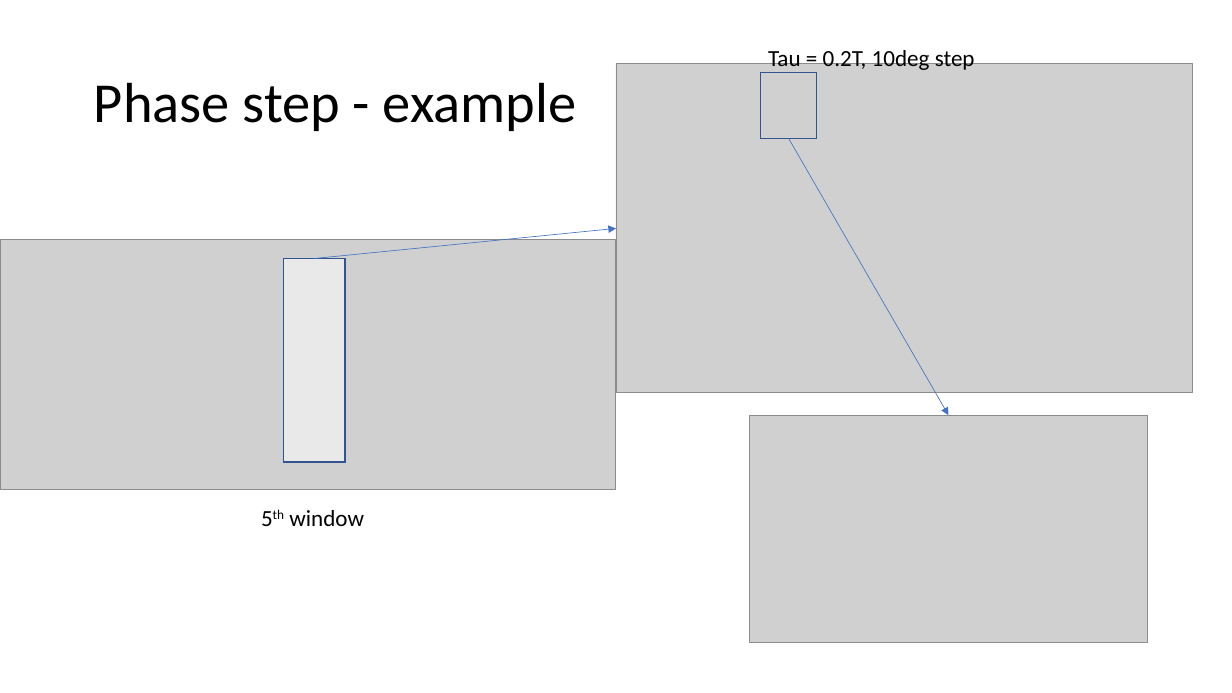
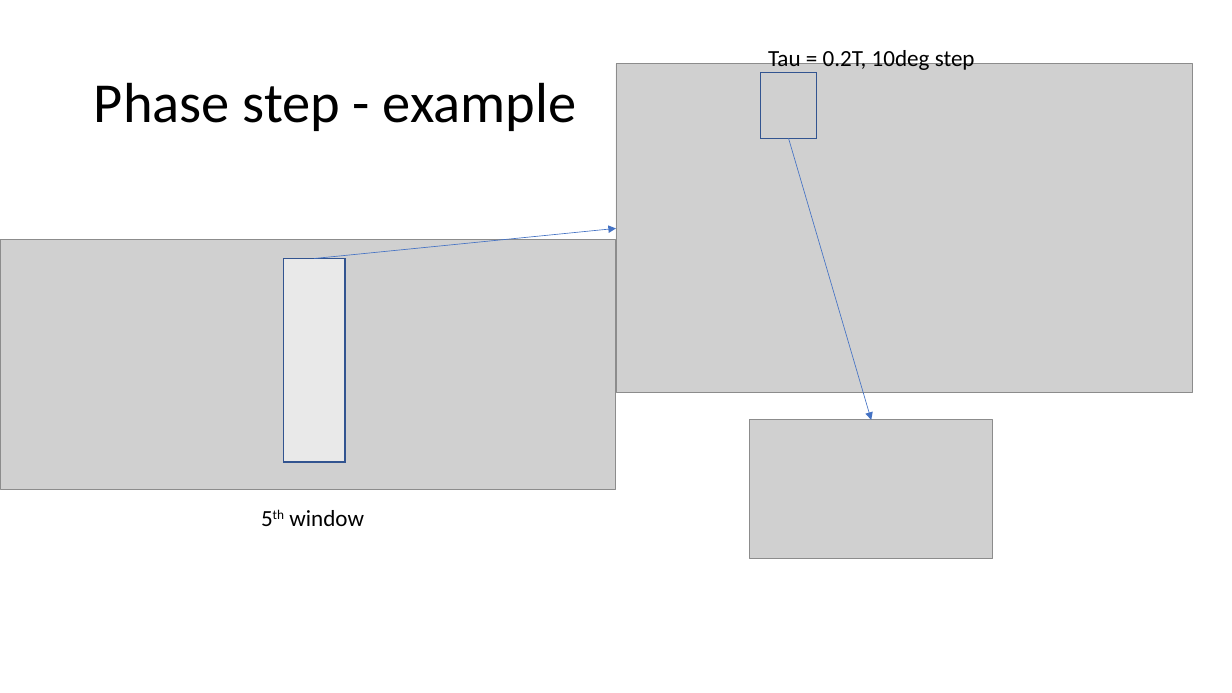
Before and after one commit to mbmartins/MATLABcodes, a slide deck: slide 8 of CPEM2018 Full Paper/CPEM2018.pptx. Drawn at 1232x693 pixels with LibreOffice and Linux fonts; fonts in the diff are those of the drawing; grey boxes stand for pictures. Boxes give left, top, right and bottom in pixels: in the first picture for what was removed or moved away, otherwise in the second. Text is boxed around its words. In the diff, an @@ line names an element or a change of style, - is before the commit and + after.

```diff
--- a/CPEM2018 Full Paper/CPEM2018.pptx
+++ b/CPEM2018 Full Paper/CPEM2018.pptx
@@ arrow moved from (788, 139) - (949, 415) to (788, 139) - (872, 420) @@
@@ picture: place and size @@
-picture at <box>750,415,1147,642</box>
+picture at <box>750,420,993,558</box>
```
Also in this commit, not shown: 1 slide added, 2 other files.
